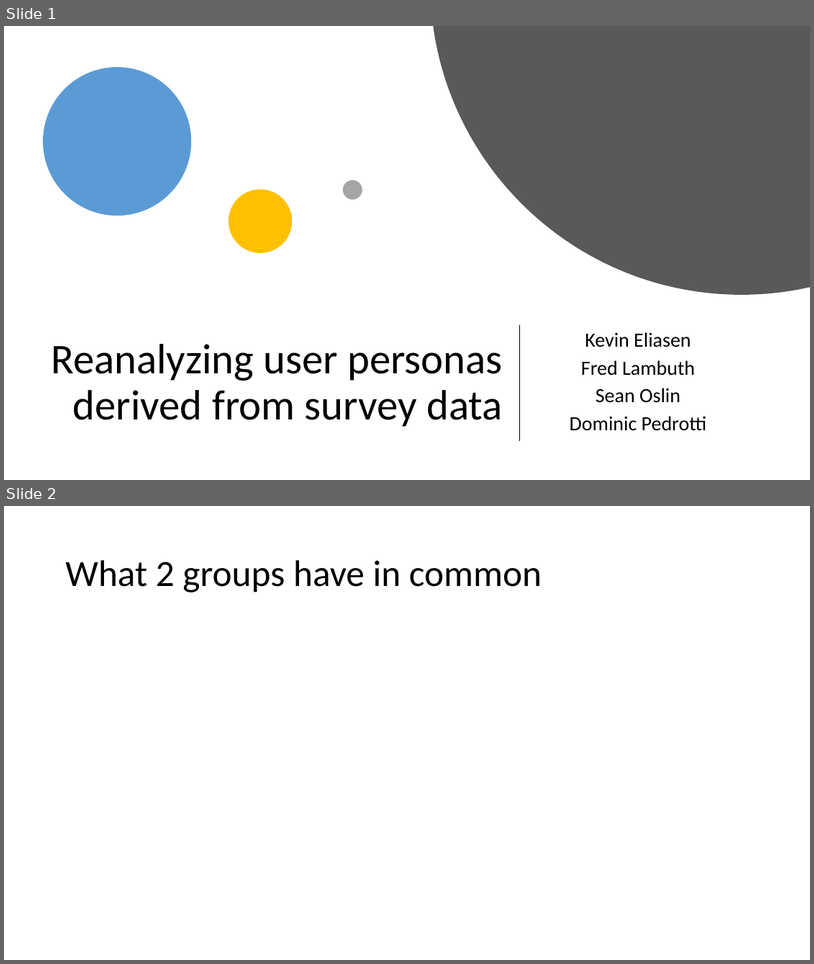
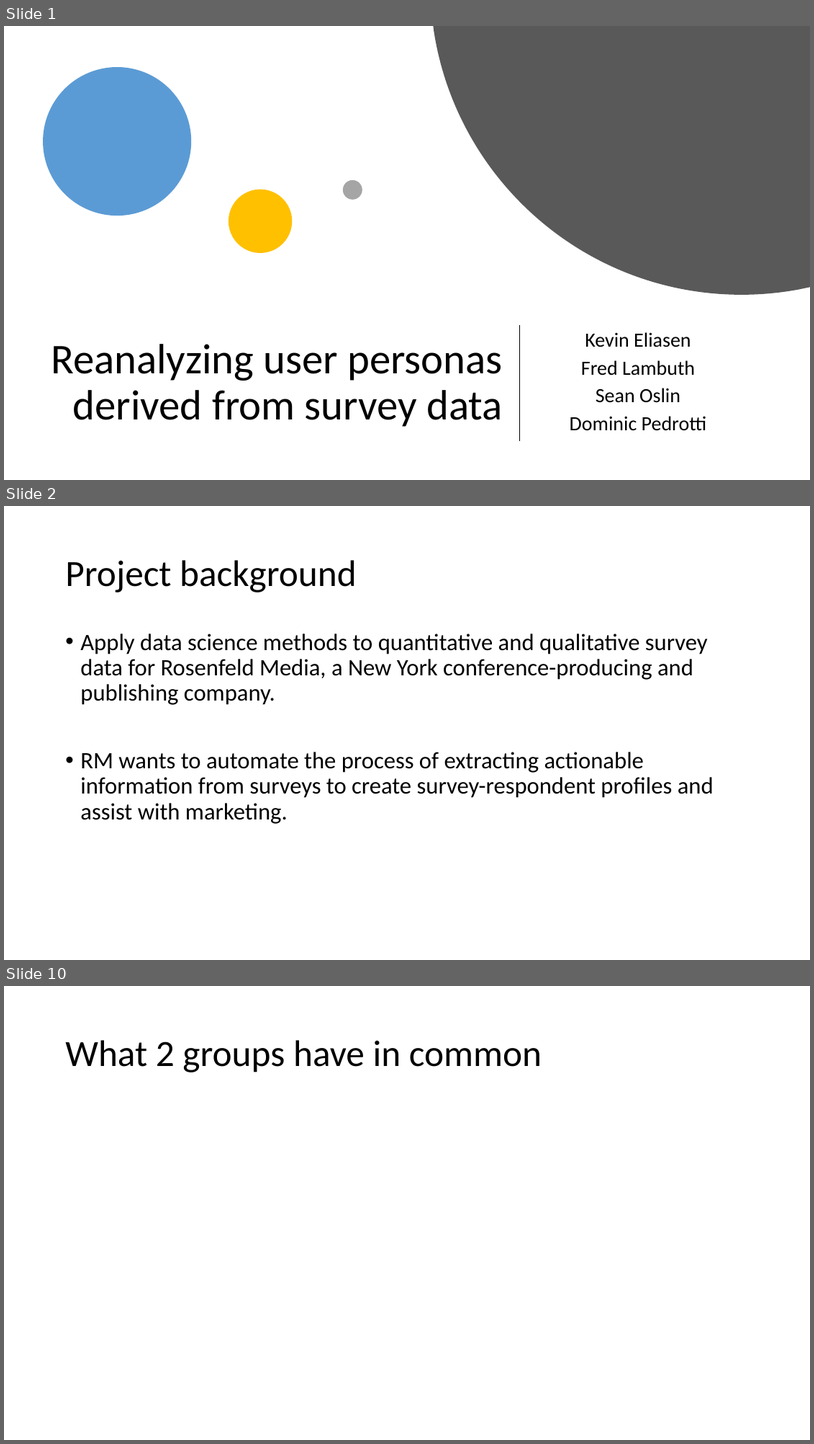
Before and after one commit to PersonaPredicta/Survey_Says..., a slide deck: New_personas.pptx. Shown one above the other, each under a label of ours: slides 1 and 2 before the commit, slides 1, 2 and 10 after it; the slides between them are not shown. The pictures are 814x964 and 814x1444 pixels, drawn with LibreOffice and Linux fonts; fonts in the diff are those of the drawing. Boxes give left, top, right and bottom in pixels: in the first picture for what was removed or moved away, otherwise in the second. Text is boxed around its words. In the diff, an @@ line names an element or a change of style, - is before the commit and + after.

```diff
--- a/New_personas.pptx
+++ b/New_personas.pptx
@@ slide 2 added at box(4, 506, 810, 960), background #FFFFFF @@
@@ title added at box(65, 560, 357, 592), 44 pt, text #000000 @@
+Project background
@@ text added at box(80, 633, 714, 824), 28 pt, text #000000 @@
+• Apply data science methods to quantitative and qualitative survey data for Rosenfeld Media, a New York conference-producing and publishing company.
+• RM wants to automate the process of extracting actionable information from surveys to create survey-respondent profiles and assist with marketing.
@@ what was slide 2 is now slide 10 @@
```
Also in this commit, not shown: 1 slide changed, 10 other slides added.
